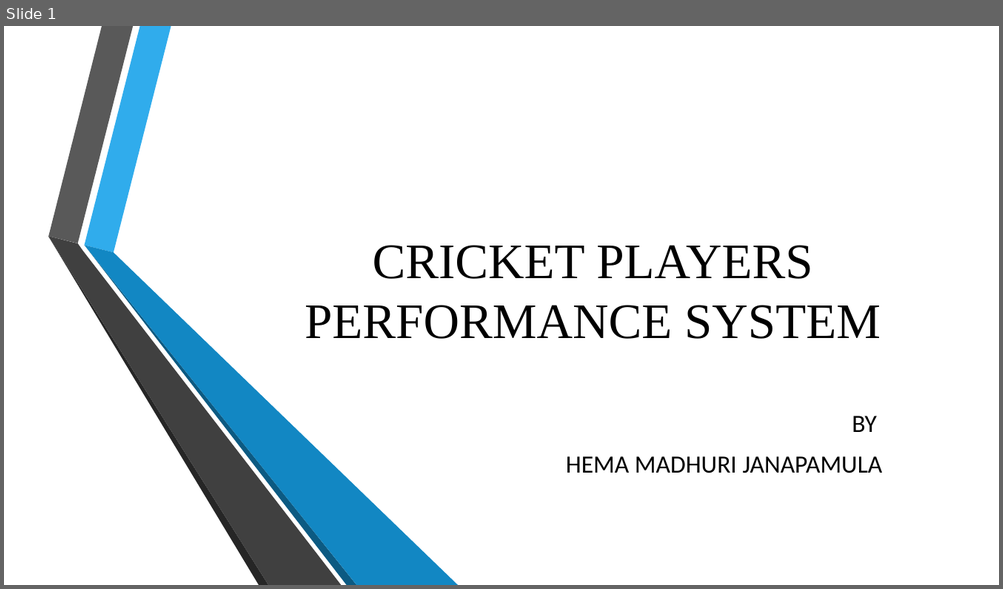
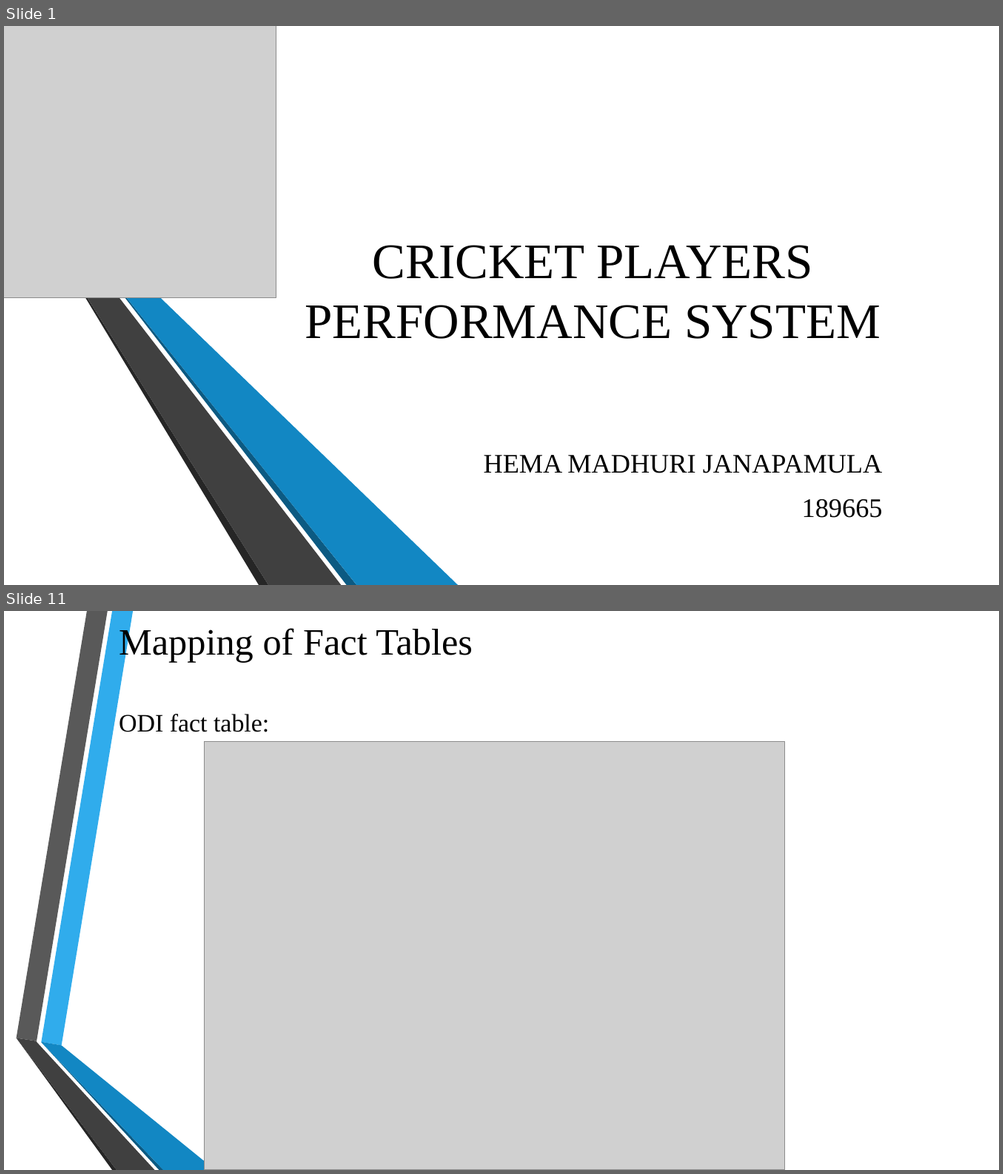
Before and after one commit to hemamadhuri98/test_fact, a slide deck: Cricket Players Performance System.pptx. Shown one above the other, each under a label of ours: slide 1 before the commit, slides 1 and 11 after it; the slides between them are not shown. The pictures are 1003x589 and 1003x1174 pixels, drawn with LibreOffice and Linux fonts; fonts in the diff are those of the drawing; grey boxes stand for pictures; background and template pictures are left out. Boxes give left, top, right and bottom in pixels: in the first picture for what was removed or moved away, otherwise in the second. Text is boxed around its words. In the diff, an @@ line names an element or a change of style, - is before the commit and + after.

```diff
--- a/Cricket Players Performance System.pptx
+++ b/Cricket Players Performance System.pptx
@@ slide 11 added at <box>4,611,999,1170</box>, background picture (left out) @@
@@ title added at <box>119,625,472,732</box>, 36 pt, text #000000 @@
+Mapping of Fact Tables
+ODI fact table:
@@ picture added at <box>204,741,785,1170</box> @@
@@ group added at <box>16,611,215,1170</box>: 6 freeform shapes @@
@@ slide 1 changed as well @@
@@ picture added at <box>4,26,276,298</box> @@
@@ subtitle at <box>851,416,876,432</box>: paragraph removed @@
-BY
@@ subtitle at <box>484,455,882,474</box>: size 24 to 25.9 pt, font Calibri to Times New Roman in "HEMA MADHURI JANAPAMULA" @@
@@ subtitle at <box>802,500,882,518</box>: paragraph added @@
+189665
```
Also in this commit, not shown: 15 other slides added.
